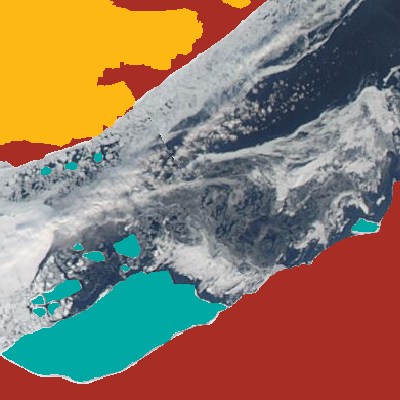
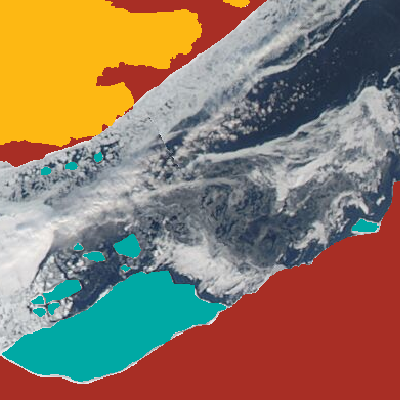
Layered file, before and after one edit (400x400). Changes by layer:
painted on "landmask" over [17, 0, 251, 147]
painted on "landfast ice" over [17, 0, 251, 147]
